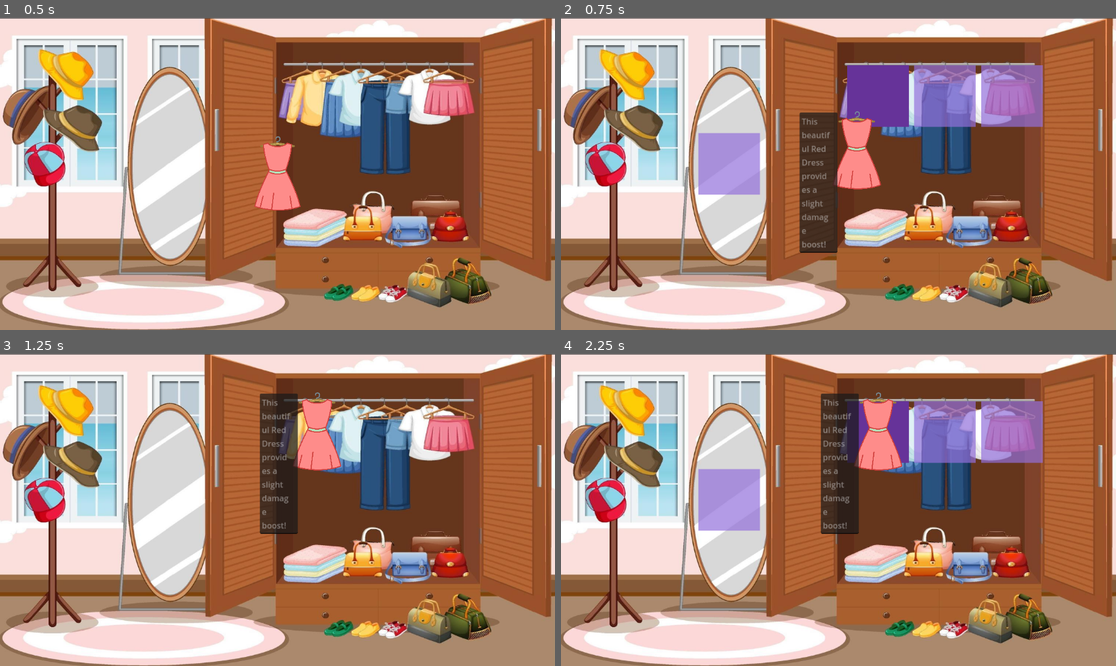
Above: before the commit, frames 1-4 (two rows, left to right).
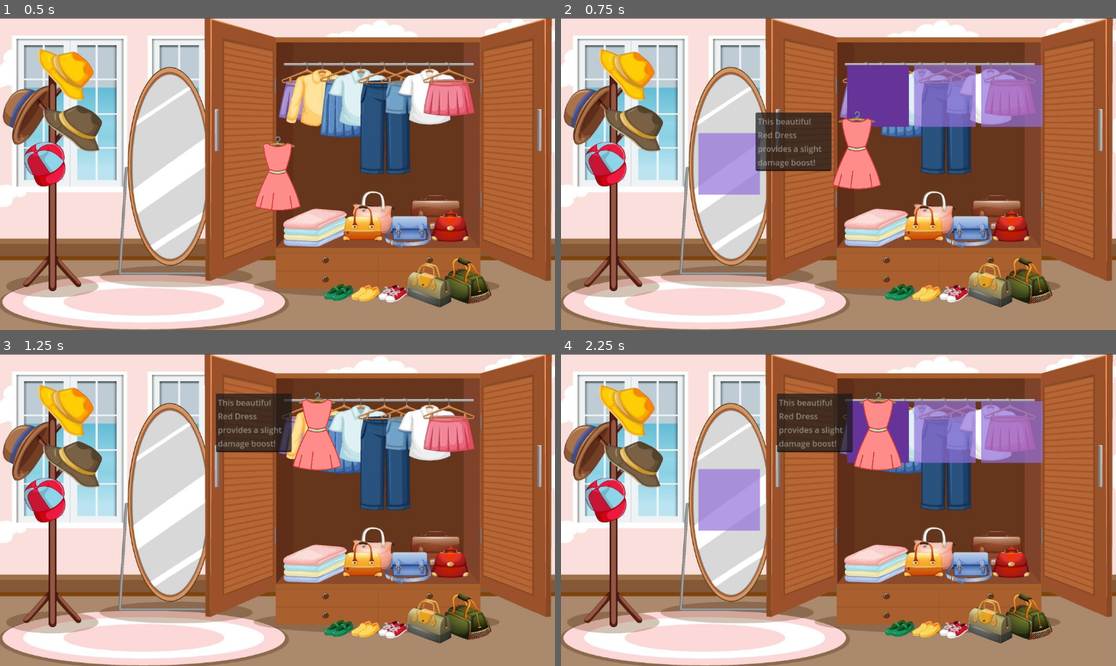
Above: after the commit, the same moments.

Repository: tyler-ross26/Dress-To-Aggress
Game: Godot game, scene res://Scenes/world.tscn
The game is run twice, just before and just after one commit, with the same random seed, the same clock (stepped at 60 frames per second) and the same inputs.
Inputs (mouse positions are in pixels of both pictures, inside the frame that each line leads up to):
- Up to frame 1 (0.5 s): no input
- Up to frame 2 (0.75 s): tap Enter at 0.5 s; drag from (838, 174) to (894, 105) at 0.52 s
- Up to frame 3 (1.25 s): no input
- Up to frame 4 (2.25 s): drag from (727, 525) to (877, 432) at 1.27 s; tap Space at 2 s; move the mouse to (894, 441) at 2.02 s; press the mouse at (894, 441) at 2.03 s

Frame 1 is identical in both runs. In frame 2, 3.7% of the frame differs, in the area x 35-50%, y 30-76%; in frame 3, 3.7%; in frame 4, 3.7%.

Commit message:
Minor Text Box Changes
specifically for the wearables in the dress up scene

Diff:
--- a/Scenes/object.tscn
+++ b/Scenes/object.tscn
@@ -20,10 +20,10 @@
 shape = SubResource("RectangleShape2D_dwaef")
 
 [node name="TextEdit" type="TextEdit" parent="."]
-offset_left = -113.0
+offset_left = -200.0
 offset_top = -76.0
-offset_right = -38.0
-offset_bottom = -7.0
+offset_right = -50.0
+offset_bottom = 24.0
 editable = false
 context_menu_enabled = false
 emoji_menu_enabled = false
